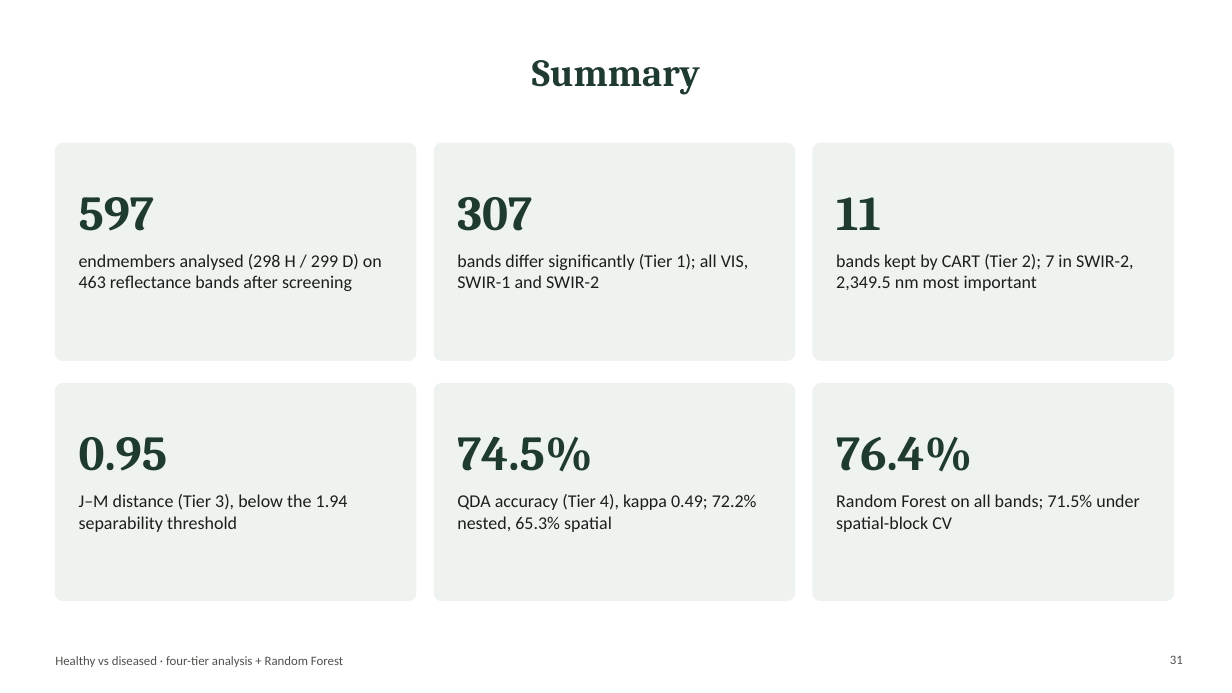
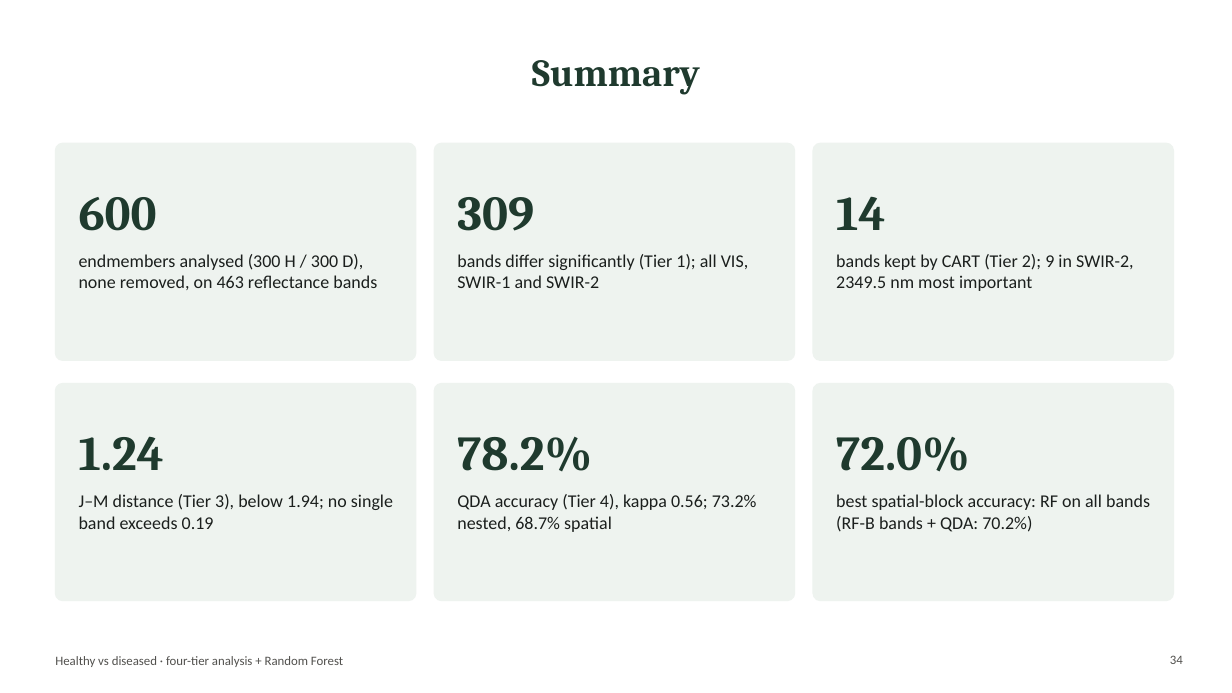
Before and after one commit to animesh809359-afk/sonu, a slide deck: slide 34 of hyperspectral_smacc/four_tier_analysis/Four_Tier_Analysis.pptx (slide 31 before the commit). Drawn at 1232x693 pixels with LibreOffice and Linux fonts; fonts in the diff are those of the drawing. Boxes give left, top, right and bottom in pixels: in the first picture for what was removed or moved away, otherwise in the second. Text is boxed around its words. In the diff, an @@ line names an element or a change of style, - is before the commit and + after.

```diff
--- a/hyperspectral_smacc/four_tier_analysis/Four_Tier_Analysis.pptx
+++ b/hyperspectral_smacc/four_tier_analysis/Four_Tier_Analysis.pptx
@@ text at box(79, 197, 157, 231): text changed @@
-597
+600
@@ text at box(457, 197, 534, 231): text changed @@
-307
+309
@@ text at box(836, 196, 885, 230): text changed @@
-11
+14
@@ text at box(79, 254, 377, 290): text changed @@
-endmembers analysed (298 H / 299 D) on 463 reflectance bands after screening
+endmembers analysed (300 H / 300 D), none removed, on 463 reflectance bands
@@ text at box(836, 254, 1134, 291): text changed @@
-bands kept by CART (Tier 2); 7 in SWIR-2, 2,349.5 nm most important
+bands kept by CART (Tier 2); 9 in SWIR-2, 2349.5 nm most important
@@ text at box(79, 436, 164, 470): text changed @@
-0.95
+1.24
@@ text at box(457, 437, 592, 472): text changed @@
-74.5%
+78.2%
@@ text at box(836, 437, 970, 472): text changed @@
-76.4%
+72.0%
@@ text at box(79, 494, 393, 529): text changed @@
-J–M distance (Tier 3), below the 1.94 separability threshold
+J–M distance (Tier 3), below 1.94; no single band exceeds 0.19
@@ text at box(457, 494, 757, 532): text changed @@
-QDA accuracy (Tier 4), kappa 0.49; 72.2% nested, 65.3% spatial
+QDA accuracy (Tier 4), kappa 0.56; 73.2% nested, 68.7% spatial
@@ text at box(836, 494, 1150, 532): text changed @@
-Random Forest on all bands; 71.5% under spatial-block CV
+best spatial-block accuracy: RF on all bands (RF-B bands + QDA: 70.2%)
@@ page number at box(1170, 655, 1183, 664): text changed @@
-31
+34
```
Also in this commit, not shown: 21 other slides changed, 5 slides added, 1 slide removed, 18 other files.
